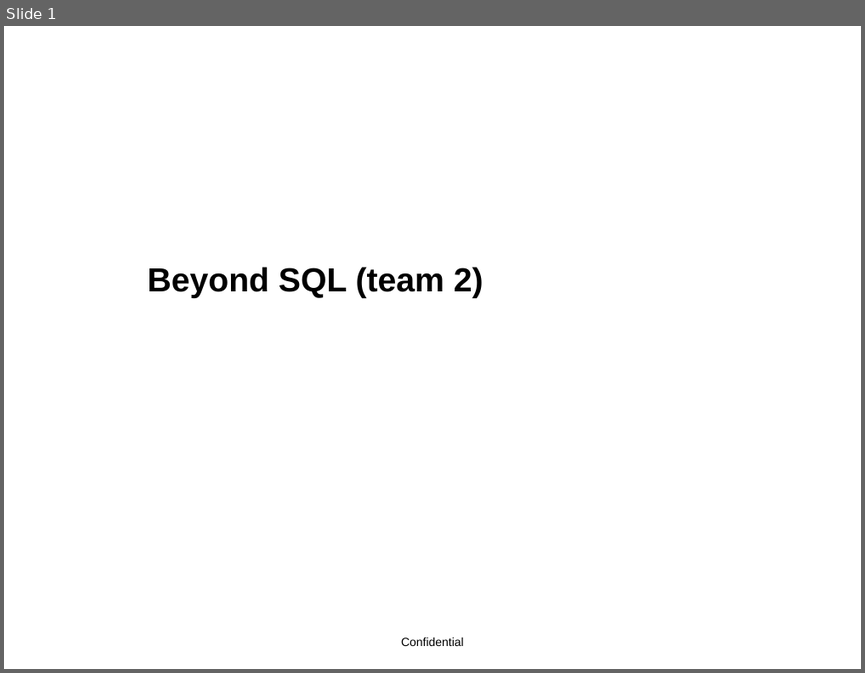
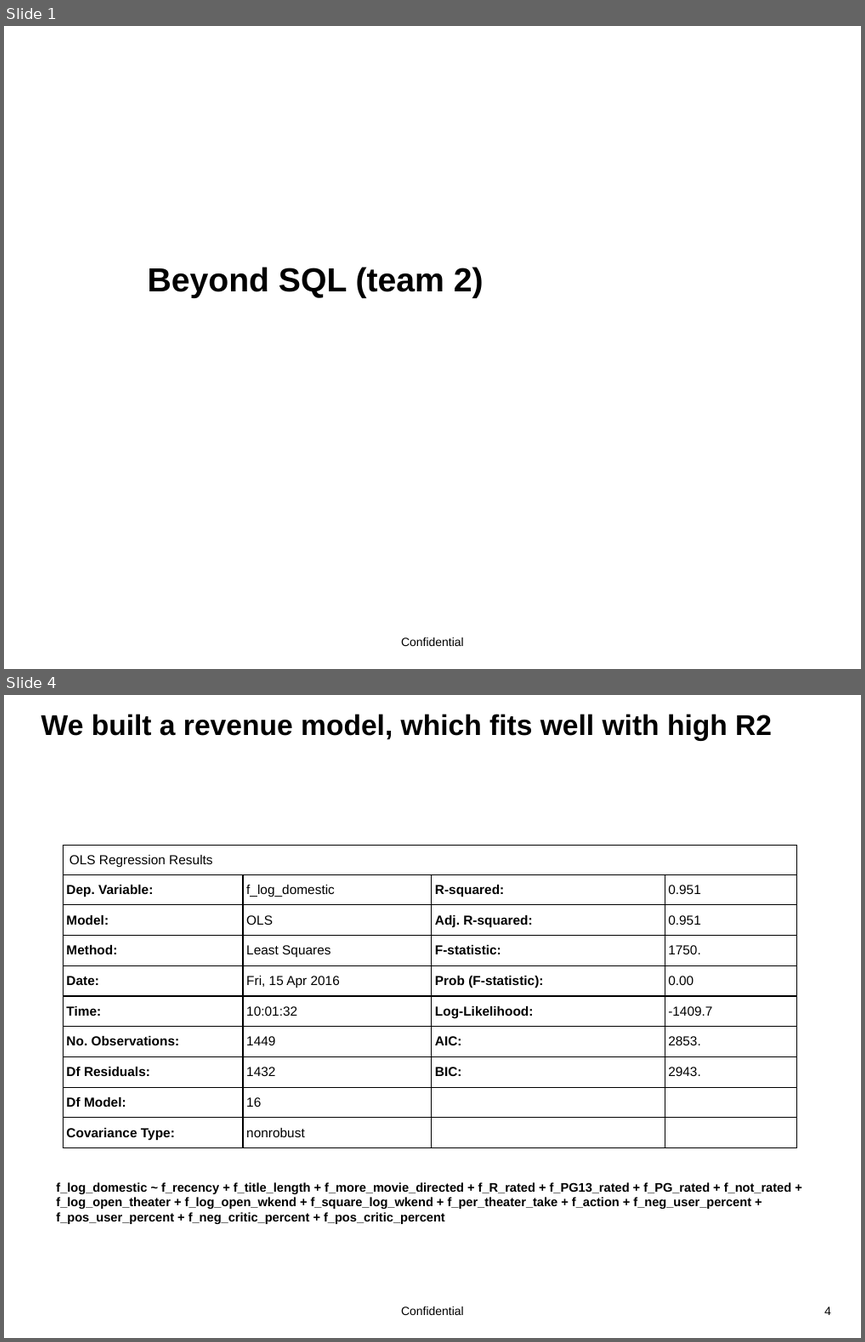
Before and after one commit to Beyondsql/Movies, a slide deck: team_2_movie_presentation.pptx. Shown one above the other, each under a label of ours: slide 1 before the commit, slides 1 and 4 after it; the slides between them are not shown. The pictures are 865x673 and 865x1342 pixels, drawn with LibreOffice and Linux fonts; fonts in the diff are those of the drawing; background and template pictures are left out. Boxes give left, top, right and bottom in pixels: in the first picture for what was removed or moved away, otherwise in the second. Text is boxed around its words. In the diff, an @@ line names an element or a change of style, - is before the commit and + after.

```diff
--- a/team_2_movie_presentation.pptx
+++ b/team_2_movie_presentation.pptx
@@ slide 4 added at (4, 695, 861, 1338), background #FFFFFF; not listed: 1 template element that a slide beside it also shows @@
@@ title added at (41, 714, 772, 741), 24 pt, text #000000, bold @@
+We built a revenue model, which fits well with high R2
@@ table added at (64, 845, 796, 1148), 10 rows, 4 columns @@
+OLS Regression Results |  |  | 
+Dep. Variable: | f_log_domestic | R-squared: | 0.951
+Model: | OLS | Adj. R-squared: | 0.951
+Method: | Least Squares | F-statistic: | 1750.
+Date: | Fri, 15 Apr 2016 | Prob (F-statistic): | 0.00
+Time: | 10:01:32 | Log-Likelihood: | -1409.7
+No. Observations: | 1449 | AIC: | 2853.
+Df Residuals: | 1432 | BIC: | 2943.
+Df Model: | 16 |  | 
+Covariance Type: | nonrobust |  | 
@@ text added at (56, 1182, 792, 1224), 10.5 pt, text #000000, bold @@
+f_log_domestic ~ f_recency + f_title_length + f_more_movie_directed + f_R_rated + f_PG13_rated + f_PG_rated + f_not_rated + f_log_open_theater + f_log_open_wkend + f_square_log_wkend + f_per_theater_take + f_action + f_neg_user_percent + f_pos_user_percent + f_neg_critic_percent + f_pos_critic_percent
@@ page number added at (824, 1306, 831, 1315), 10 pt, text #000000 @@
+4
```
Also in this commit, not shown: 2 slides changed, 2 other slides added.
